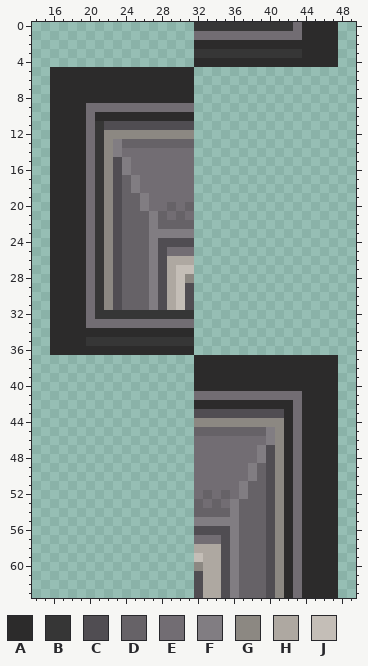
Pixel-art sprite: Resources/Textures/Structures/Walls/solid.rsi/solid5.png. Above, as it was before the edit.
The file is 64x64 pixels. Colours within 5 levels of each other are drawn and written as one. Shown: x 14..49, y 0..63.
Palette (. is transparent): A #2c2b2b  B #363636  C #504d52  D #666267  E #726d73  F #817d82  G #8c8882  H #aea8a1  J #c4beb7
Pixels before, first column x 16:
 0 ................BBBBBBBBBBBEAAAA
 1 ................EEEEEEEEEEEEAAAA
 2 ................AAAAAAAAAAAAAAAA
 3 ................BBBBBBBBBBBBAAAA
 4 ................AAAAAAAAAAAAAAAA
 5 AAAAAAAAAAAAAAAA................
 6 AAAAAAAAAAAAAAAA................
 7 AAAAAAAAAAAAAAAA................
 8 AAAAAAAAAAAAAAAA................
 9 AAAAEEEEEEEEEEEE................
10 AAAAEAAAAAAAAAAA................
11 AAAAEBCCCCCCCCCC................
12 AAAAEBGGGGGGGGGG................
13 AAAAEBGFDDDDDDDD................
14 AAAAEBGFEEEEEEEE................
15 AAAAEBGCFEEEEEEE................
16 AAAAEBGCFEEEEEEE................
17 AAAAEBGCDFEEEEEE................
18 AAAAEBGCDFEEEEEE................
19 AAAAEBGCDDFEEEEE................
20 AAAAEBGCDDFEEDED................
21 AAAAEBGCDDDFDEDE................
22 AAAAEBGCDDDFDDDD................
23 AAAAEBGCDDDFFFFF................
24 AAAAEBGCDDDFCCCC................
25 AAAAEBGCDDDFCEEE................
26 AAAAEBGCDDDFCHHH................
27 AAAAEBGCDDDFCHJJ................
28 AAAAEBGCDDDFCHJG................
29 AAAAEBGCDDDFCHJC................
30 AAAAEBGCDDDFCHJC................
31 AAAAEBGCDDDFCHJC................
32 AAAAEBBBBBBBBBBB................
33 AAAAEEEEEEEEEEEE................
34 AAAAAAAAAAAAAAAA................
35 AAAABBBBBBBBBBBB................
36 AAAAAAAAAAAAAAAA................
37 ................AAAAAAAAAAAAAAAA
38 ................AAAAAAAAAAAAAAAA
39 ................AAAAAAAAAAAAAAAA
40 ................AAAAAAAAAAAAAAAA
41 ................EEEEEEEEEEEEAAAA
42 ................AAAAAAAAAAAEAAAA
43 ................CCCCCCCCCCAEAAAA
44 ................GGGGGGGGGGAEAAAA
45 ................DDDDDDDDFGAEAAAA
46 ................EEEEEEEEFGAEAAAA
47 ................EEEEEEEFCGAEAAAA
48 ................EEEEEEEFCGAEAAAA
49 ................EEEEEEFDCGAEAAAA
50 ................EEEEEEFDCGAEAAAA
51 ................EEEEEFDDCGAEAAAA
52 ................EDEDEFDDCGAEAAAA
53 ................DEDEFDDDCGAEAAAA
54 ................DDDDFDDDCGAEAAAA
55 ................FFFFFDDDCGAEAAAA
56 ................CCCCFDDDCGAEAAAA
57 ................EEECFDDDCGAEAAAA
58 ................HHHCFDDDCGAEAAAA
59 ................JHHCFDDDCGAEAAAA
60 ................GHHCFDDDCGAEAAAA
61 ................CHHCFDDDCGAEAAAA
62 ................CHHCFDDDCGAEAAAA
63 ................CHHCFDDDCGAEAAAA
The result:
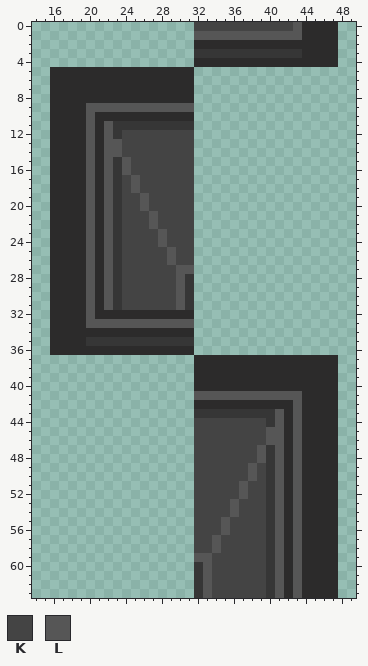
Colours new in this view: K #444444  L #565656
Change:
y 0: x 32..43 BBBBBBBBBBBE -> KKKKKKKKKKKL
y 1: x 32..43 EEEEEEEEEEEE -> LLLLLLLLLLLL
y 9: x 20..31 EEEEEEEEEEEE -> LLLLLLLLLLLL
y 10: x 20 E -> L
y 11: x 20..31 EBCCCCCCCCCC -> LALBBBBBBBBB
y 12: x 20..31 EBGGGGGGGGGG -> LALBKKKKKKKK
y 13: x 20..31 EBGFDDDDDDDD -> LALLKKKKKKKK
y 14: x 20..31 EBGFEEEEEEEE -> LALLKKKKKKKK
y 15..16: x 20..31 EBGCFEEEEEEE -> LALBLKKKKKKK
y 17..18: x 20..31 EBGCDFEEEEEE -> LALBKLKKKKKK
y 19: x 20..31 EBGCDDFEEEEE -> LALBKKLKKKKK
y 20: x 20..31 EBGCDDFEEDED -> LALBKKLKKKKK
y 21: x 20..31 EBGCDDDFDEDE -> LALBKKKLKKKK
y 22: x 20..31 EBGCDDDFDDDD -> LALBKKKLKKKK
y 23: x 20..31 EBGCDDDFFFFF -> LALBKKKKLKKK
y 24: x 20..31 EBGCDDDFCCCC -> LALBKKKKLKKK
y 25: x 20..31 EBGCDDDFCEEE -> LALBKKKKKLKK
y 26: x 20..31 EBGCDDDFCHHH -> LALBKKKKKLKK
y 27: x 20..31 EBGCDDDFCHJJ -> LALBKKKKKKLL
y 28: x 20..31 EBGCDDDFCHJG -> LALBKKKKKKLB
y 29..31: x 20..31 EBGCDDDFCHJC -> LALBKKKKKKLB
y 32: x 20..31 EBBBBBBBBBBB -> LAAAAAAAAAAA
y 33: x 20..31 EEEEEEEEEEEE -> LLLLLLLLLLLL
y 41: x 32..43 EEEEEEEEEEEE -> LLLLLLLLLLLL
y 42: x 43 E -> L
y 43: x 32..41 CCCCCCCCCC -> BBBBBBBBBL; x 43 E -> L
y 44: x 32..41 GGGGGGGGGG -> KKKKKKKKBL; x 43 E -> L
y 45: x 32..41 DDDDDDDDFG -> KKKKKKKKLL; x 43 E -> L
y 46: x 32..41 EEEEEEEEFG -> KKKKKKKKLL; x 43 E -> L
y 47..48: x 32..41 EEEEEEEFCG -> KKKKKKKLBL; x 43 E -> L
y 49..50: x 32..41 EEEEEEFDCG -> KKKKKKLKBL; x 43 E -> L
y 51: x 32..41 EEEEEFDDCG -> KKKKKLKKBL; x 43 E -> L
y 52: x 32..41 EDEDEFDDCG -> KKKKKLKKBL; x 43 E -> L
y 53: x 32..41 DEDEFDDDCG -> KKKKLKKKBL; x 43 E -> L
y 54: x 32..41 DDDDFDDDCG -> KKKKLKKKBL; x 43 E -> L
y 55: x 32..41 FFFFFDDDCG -> KKKLKKKKBL; x 43 E -> L
y 56: x 32..41 CCCCFDDDCG -> KKKLKKKKBL; x 43 E -> L
y 57: x 32..41 EEECFDDDCG -> KKLKKKKKBL; x 43 E -> L
y 58: x 32..41 HHHCFDDDCG -> KKLKKKKKBL; x 43 E -> L
y 59: x 32..41 JHHCFDDDCG -> LLKKKKKKBL; x 43 E -> L
y 60: x 32..41 GHHCFDDDCG -> BLKKKKKKBL; x 43 E -> L
y 61..63: x 32..41 CHHCFDDDCG -> BLKKKKKKBL; x 43 E -> L
Where, in picture pixels (left, top, right, bottom), the same in both pictures:
changed: (194, 22, 302, 40)
changed: (86, 103, 194, 328)
changed: (194, 391, 302, 598)
